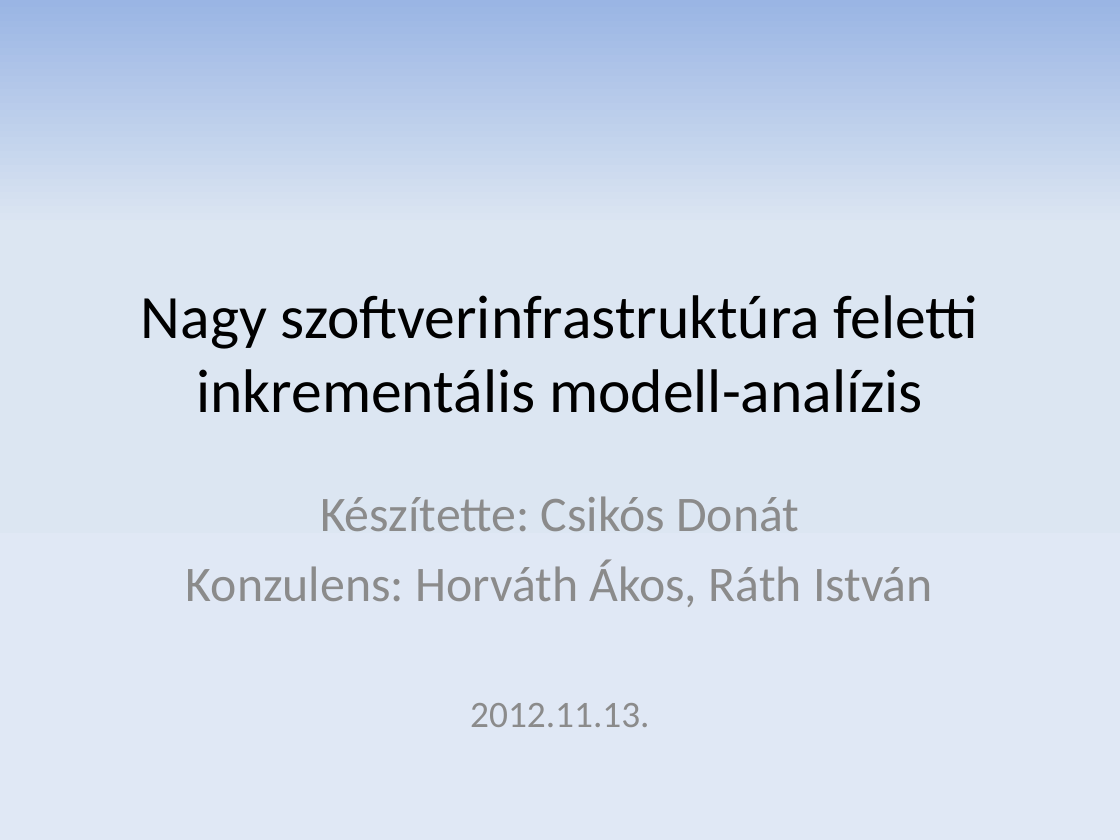
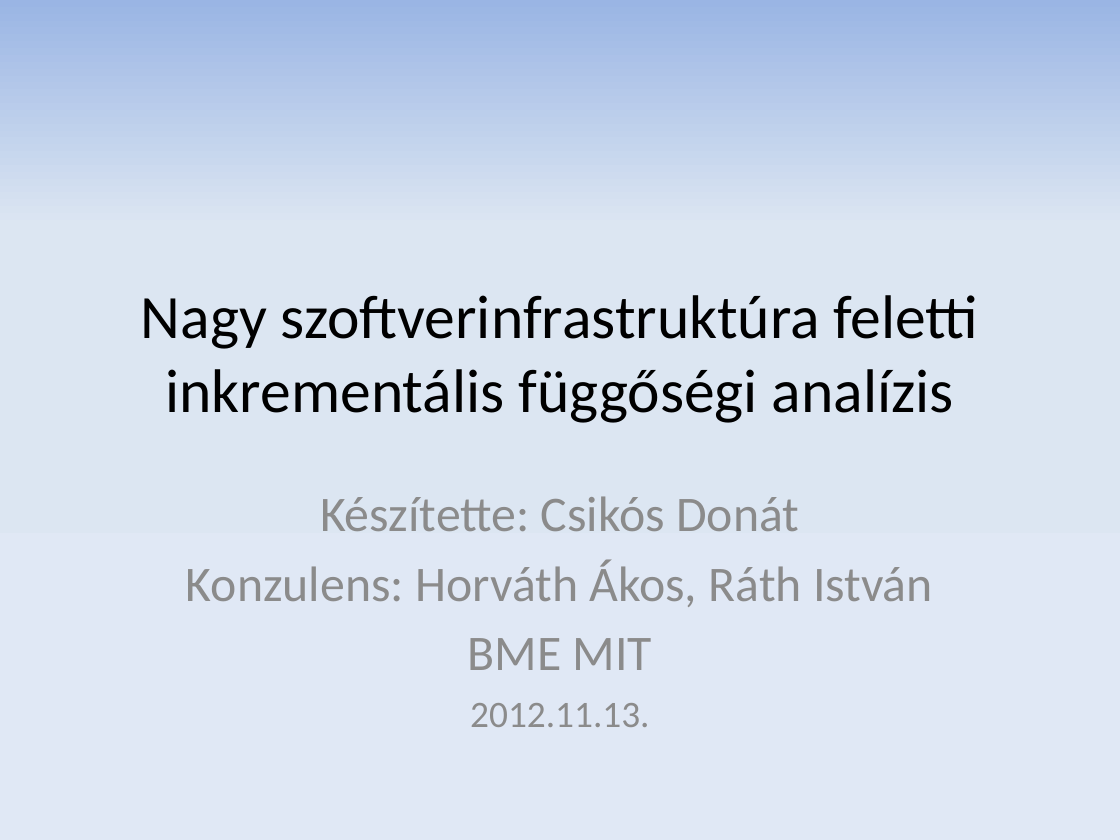
Before and after one commit to donat/incquery-deps, a slide deck: slide 1 of incquery-deps-documentation/presentation/tdk_pres_hu_v3.pptx. Drawn at 1120x840 pixels with LibreOffice and Linux fonts; fonts in the diff are those of the drawing. Boxes give left, top, right and bottom in pixels: in the first picture for what was removed or moved away, otherwise in the second. Text is boxed around its words. In the diff, an @@ line names an element or a change of style, - is before the commit and + after.

```diff
--- a/incquery-deps-documentation/presentation/tdk_pres_hu_v3.pptx
+++ b/incquery-deps-documentation/presentation/tdk_pres_hu_v3.pptx
@@ title at bbox=[141, 295, 979, 423]: text changed @@
-Nagy szoftverinfrastruktúra feletti inkrementális modell-analízis
+Nagy szoftverinfrastruktúra feletti inkrementális függőségi analízis
@@ subtitle at bbox=[468, 638, 652, 670]: paragraph added @@
+BME MIT
```
Also in this commit, not shown: 12 other slides changed, 2 slides added, 7 slides removed.
